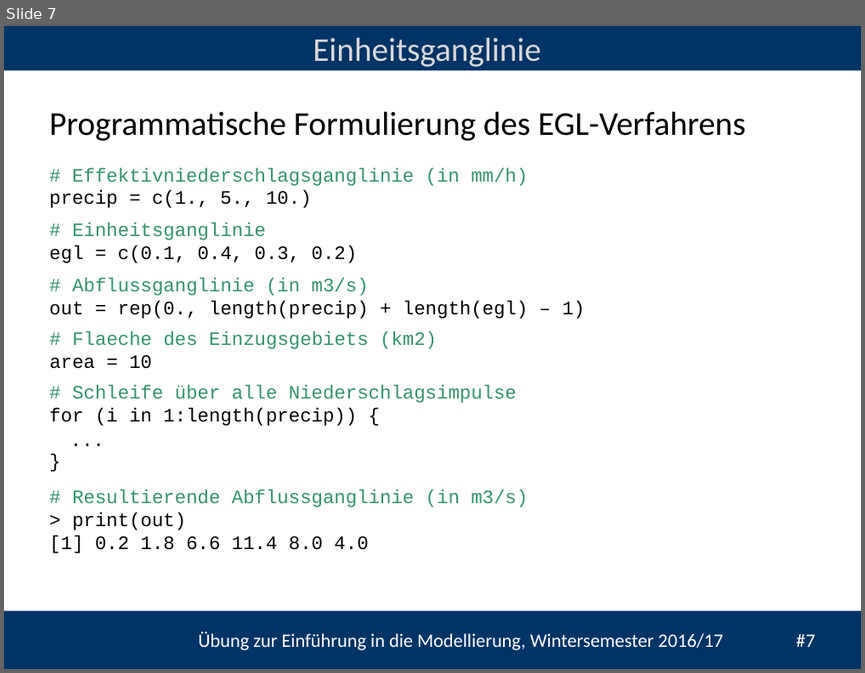
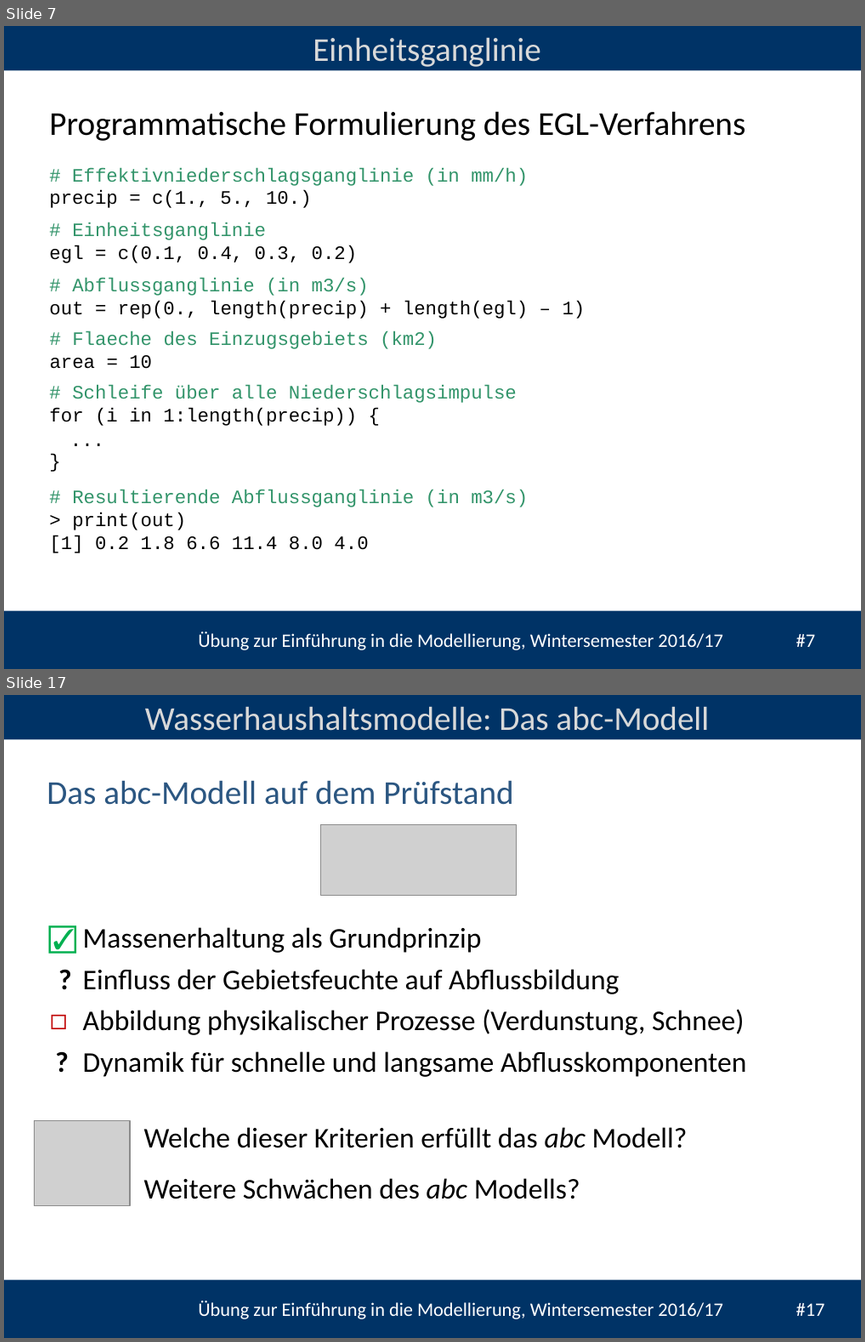
Before and after one commit to heistermann/Einf_Modellierung, a slide deck: Termin_2/folien/UebungModellierung#2.pptx. Shown one above the other, each under a label of ours: slide 7 before the commit, slides 7 and 17 after it; the slides between them are not shown. The pictures are 865x673 and 865x1342 pixels, drawn with LibreOffice and Linux fonts; fonts in the diff are those of the drawing; grey boxes stand for pictures; background and template pictures are left out. Boxes give left, top, right and bottom in pixels: in the first picture for what was removed or moved away, otherwise in the second. Text is boxed around its words. In the diff, an @@ line names an element or a change of style, - is before the commit and + after.

```diff
--- a/Termin_2/folien/UebungModellierung#2.pptx
+++ b/Termin_2/folien/UebungModellierung#2.pptx
@@ slide 17 added at <box>4,695,861,1338</box>, background #FFFFFF; not listed: 3 template elements that a slide beside it also shows @@
@@ text added at <box>145,706,709,731</box>, 28 pt, text #D9D9D9 @@
+Wasserhaushaltsmodelle: Das abc-Modell
@@ text added at <box>46,780,513,805</box>, 28 pt, text #2B5681 @@
+Das abc-Modell auf dem Prüfstand
@@ picture added at <box>321,824,517,895</box> @@
@@ text added at <box>48,915,75,1084</box>, 24 pt, text #000000 @@
+☑
+?
+◻
+?
@@ text added at <box>83,927,746,1077</box>, 24 pt, text #000000 @@
+◻ Massenerhaltung als Grundprinzip
+◻ Einfluss der Gebietsfeuchte auf Abflussbildung
+◻ Abbildung physikalischer Prozesse (Verdunstung, Schnee)
+◻ Dynamik für schnelle und langsame Abflusskomponenten
@@ picture added at <box>34,1120,130,1205</box> @@
@@ text added at <box>144,1127,687,1148</box>, 24 pt, text #000000 @@
+Welche dieser Kriterien erfüllt das abc Modell?
@@ text added at <box>144,1178,580,1199</box>, 24 pt, text #000000 @@
+Weitere Schwächen des abc Modells?
```
Also in this commit, not shown: 5 slides changed, 5 other slides added, 2 slides removed, 4 other files.
